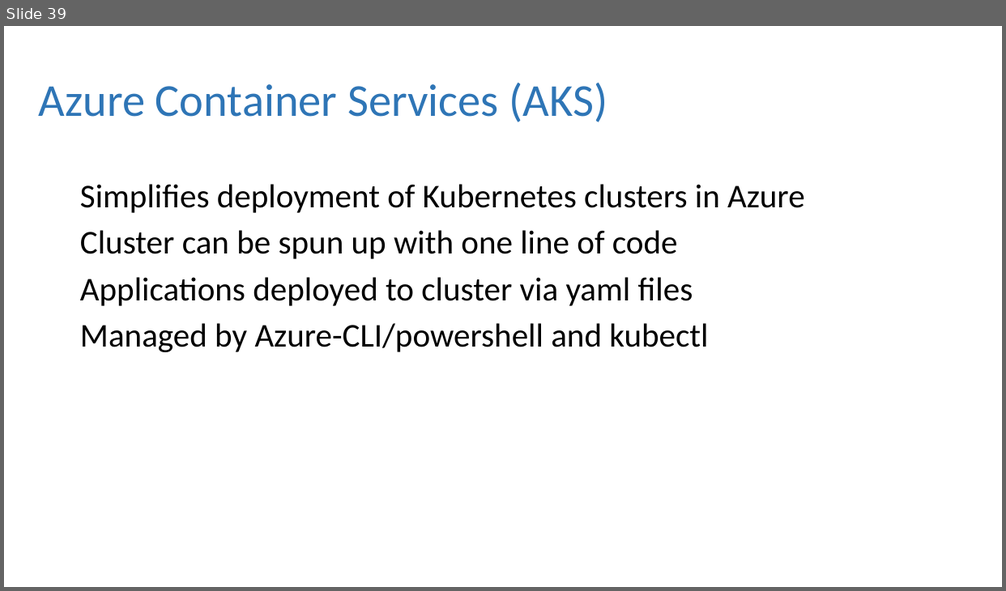
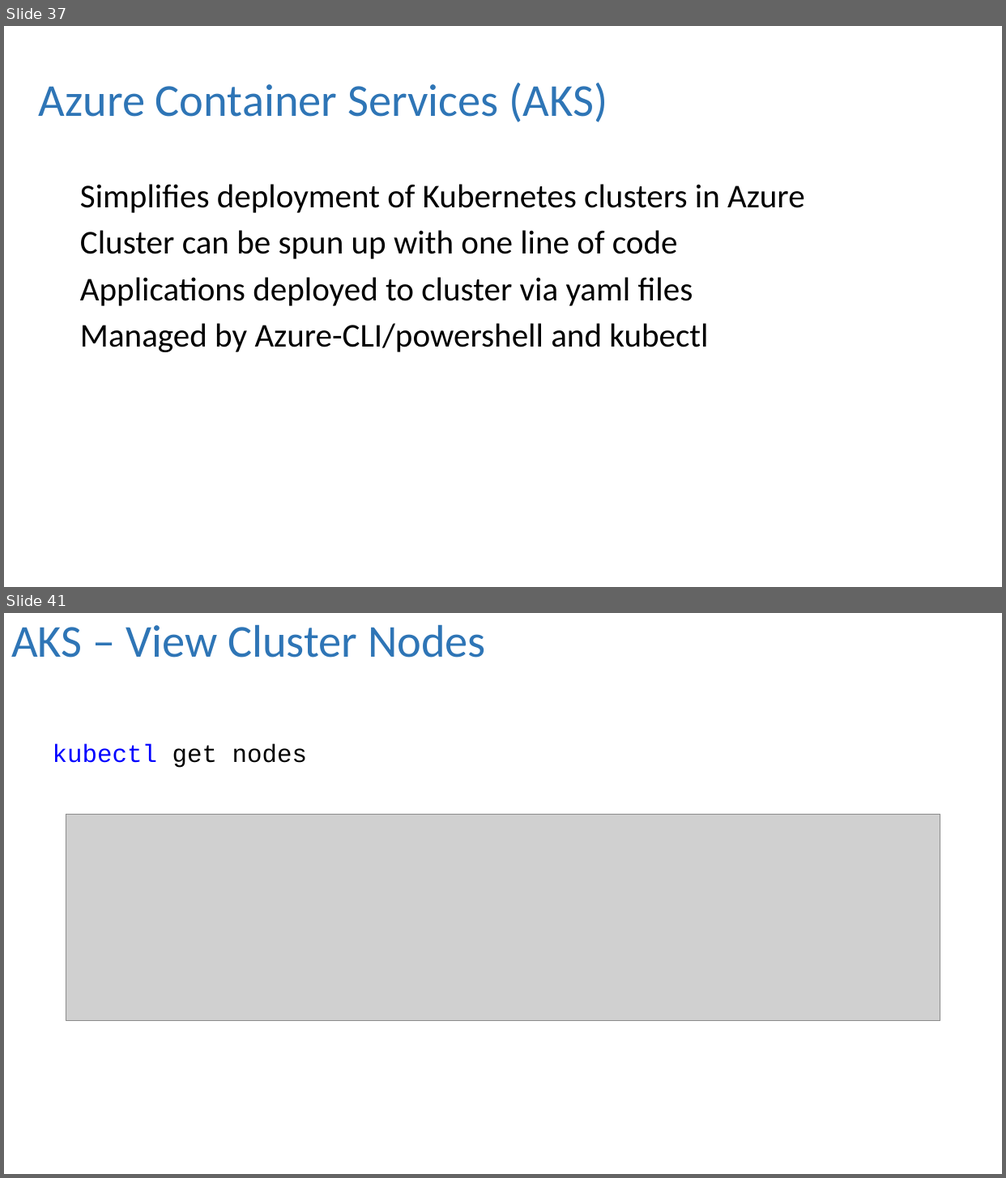
Before and after one commit to dbafromthecold/ContainersInTheCloud, a slide deck: ContainersInTheCloud.pptx. Shown one above the other, each under a label of ours: slide 39 before the commit, slides 37 and 41 after it; the slides between them are not shown. The pictures are 1006x591 and 1006x1178 pixels, drawn with LibreOffice and Linux fonts; fonts in the diff are those of the drawing; grey boxes stand for pictures; background and template pictures are left out. Boxes give left, top, right and bottom in pixels: in the first picture for what was removed or moved away, otherwise in the second. Text is boxed around its words. In the diff, an @@ line names an element or a change of style, - is before the commit and + after.

```diff
--- a/ContainersInTheCloud.pptx
+++ b/ContainersInTheCloud.pptx
@@ slide 41 added at <box>4,613,1002,1174</box>, background picture (left out) @@
@@ title added at <box>11,624,486,658</box>, 44 pt, text #2E75B6 @@
+AKS – View Cluster Nodes
@@ text added at <box>53,744,307,768</box>, 24 pt, text #000000 @@
+kubectl get nodes
@@ picture added at <box>66,815,940,1021</box> @@
@@ what was slide 39 is now slide 37 @@
```
Also in this commit, not shown: 3 slides changed, 12 other slides added, 2 slides removed, 3 other files.
